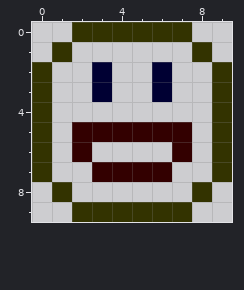
Two states of a pixel-art sprite, public/themes/default/img/smileys/laughting.png. The picture above is the old version.
The file is 10x10 pixels.
New version:
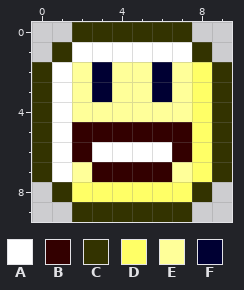
Palette (. is transparent): A #ffffff  B #330000  C #333300  D #ffff66  E #ffff99  F #000033
Edits made:
@@ x 0..9 @@
  0 ..CCCCCC..
- 1 .C......C.
- 2 C..F..F..C
- 3 C..F..F..C
- 4 C........C
- 5 C.BBBBBB.C
- 6 C.B....B.C
- 7 C..BBBB..C
- 8 .C......C.
+ 1 .CAAAAAAC.
+ 2 CAEFEEFEDC
+ 3 CAEFEEFEDC
+ 4 CAEEEEEEDC
+ 5 CABBBBBBDC
+ 6 CABAAAABDC
+ 7 CAEBBBBEDC
+ 8 .CDDDDDDC.
  9 ..CCCCCC..
